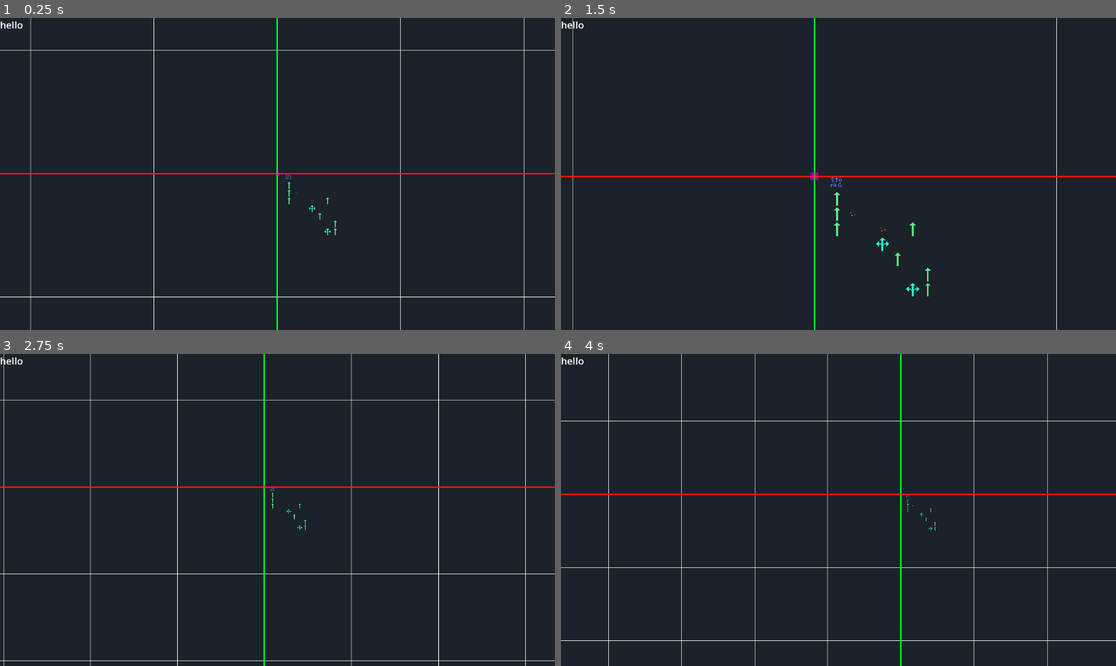
Above: before the commit, frames 1-4 (two rows, left to right).
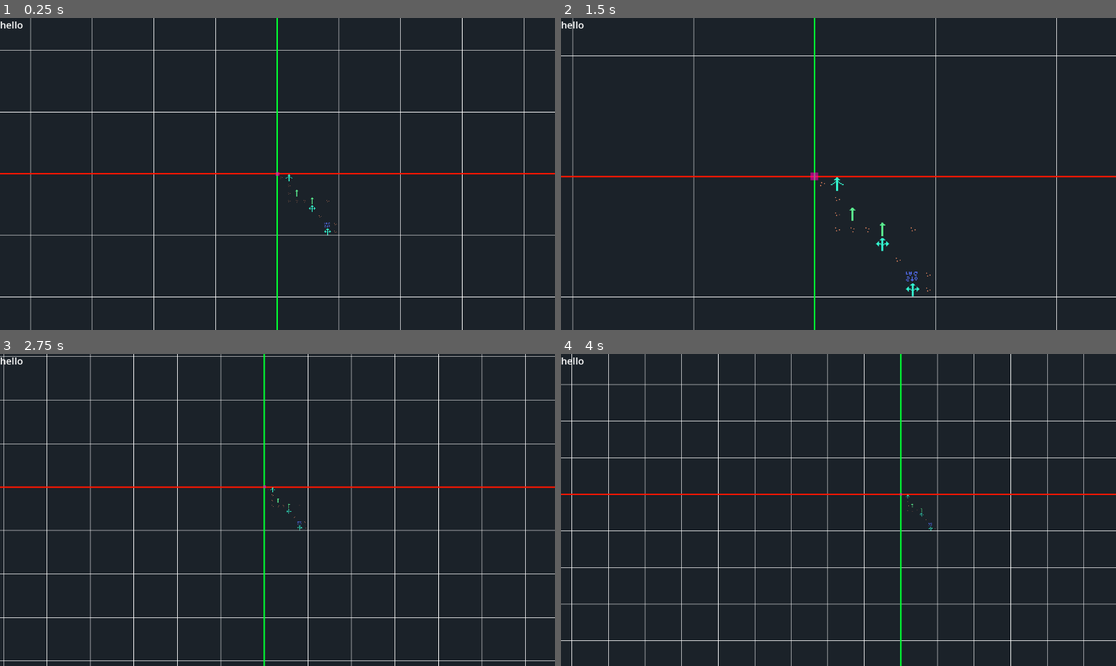
Above: after the commit, the same moments.

Repository: solirides/mechcraft2
Game: Godot game, scene res://scenes/game.tscn
Same seed, same stepped clock (60 frames per second), same inputs: the game is played once before the commit and once after it.
Inputs (mouse positions are in pixels of both pictures, inside the frame that each line leads up to):
- Up to frame 1 (0.25 s): no input
- Up to frame 2 (1.5 s): tap Enter at 0.5 s; move the mouse to (960, 158) at 0.52 s; press the mouse at (960, 158) at 0.53 s; tap Shift (zoom_in) at 0.8, 1.35 s; tap Space at 1.25 s; move the mouse to (727, 189) at 1.27 s; release the mouse at (727, 189) at 1.28 s
- Up to frame 3 (2.75 s): tap Ctrl (zoom_out) at 1.55 s; tap Enter at 2 s; move the mouse to (333, 441) at 2.02 s; hold Ctrl (zoom_out) from 2.03 s (still down); click (333, 441) at 2.3 s
- Up to frame 4 (4 s): tap Space at 2.75 s; move the mouse to (810, 572) at 2.77 s; release Ctrl (zoom_out) at 2.78 s; click (810, 572) at 2.85 s; tap Shift (zoom_in) at 3.05 s; tap Enter at 3.5 s; move the mouse to (1005, 556) at 3.52 s; hold Right mouse button (right_click) from 3.53 s (still down); tap Ctrl (zoom_out) at 3.8 s

The runs differ from the first frame. In frame 1, 1.2% of the frame differs, in the area x 0-100%, y 0-100%; in frame 2, 1.1%; in frame 3, 2.1%; in frame 4, 2.6%.
Error before the commit: Invalid access of index '1' on a base object of type: 'Array'. (res://scripts/tilemap.gd:135)
Error after the commit: Invalid access of index '1' on a base object of type: 'Array'. (res://scripts/tilemap.gd:170)

Commit message:
gameeeee

Diff:
--- a/assets/world.json
+++ b/assets/world.json
@@ -1,6 +1,7 @@
 {
 	"name":"test",
 	"chunk_size":8,
+	"world_size": 16,
 	"chunks":[
 		{
 			"tiles":[
--- a/generated_tileset.tres
+++ b/generated_tileset.tres
@@ -1,6 +1,8 @@
-[gd_resource type="TileSet" load_steps=16 format=3]
+[gd_resource type="TileSet" load_steps=17 format=3]
 
-[sub_resource type="Image" id="Image_xnuof"]
+[sub_resource type="TileSetAtlasSource" id="TileSetAtlasSource_ut1wa"]
+
+[sub_resource type="Image" id="Image_11sue"]
 data = {
 "data": PackedByteArray(0, 0, 0, 0, 0, 0, 0, 0, 0, 0, 0, 0, 0, 0, 0, 0, 0, 0, 0, 0, 0, 0, 0, 0, 0, 0, 0, 0, 0, 0, 0, 0, …(3215 unchanged characters)…
 "format": "RGBA8",
@@ -121,8 +123,9 @@
 0:0/3/transpose = true
 
 [resource]
-sources/0 = SubResource("TileSetAtlasSource_m3dcw")
-sources/1 = SubResource("TileSetAtlasSource_yera8")
-sources/2 = SubResource("TileSetAtlasSource_p4mf5")
-sources/3 = SubResource("TileSetAtlasSource_aigao")
-sources/4 = SubResource("TileSetAtlasSource_fxpsc")
+sources/0 = SubResource("TileSetAtlasSource_ut1wa")
+sources/1 = SubResource("TileSetAtlasSource_kqe5g")
+sources/2 = SubResource("TileSetAtlasSource_3w0sf")
+sources/3 = SubResource("TileSetAtlasSource_fk847")
+sources/4 = SubResource("TileSetAtlasSource_q8tws")
+sources/5 = SubResource("TileSetAtlasSource_13o23")
--- a/scripts/background.gd
+++ b/scripts/background.gd
@@ -2,7 +2,7 @@
 
 
 var pos = Vector2(100,100)
-var size = 256
+var size:int = 256/2
 var zoom = 1
 
 # Called when the node enters the scene tree for the first time.
--- a/scripts/camera.gd
+++ b/scripts/camera.gd
@@ -24,7 +24,7 @@
 		get_tree().quit()
 
 func zoom(direction):
-	print(self.get_zoom())
+#	print(self.get_zoom())
 	# recursion = ridiculous floating point errors
 	var a = direction * zoom_speed
 
--- a/scripts/tilemap.gd
+++ b/scripts/tilemap.gd
@@ -9,6 +9,7 @@
 
 var world_tiles = []
 var world_tiledata = []
+var world_size:int
 var chunk_size:int
 var chunk_area:int
 var conveyor_lines = []
@@ -19,18 +20,22 @@
 var tile_rotation = 0
 
 var tileset = TileSet.new()
+var bounds:Rect2i
 
 # Called when the node enters the scene tree for the first time.
 func _ready():
 #	print(json.json)
 	make_tileset_exist(tileset)
 	ResourceSaver.save(tileset, "res://generated_tileset.tres")
-	self.tileset = tileset
-
+	self.tile_set = tileset
+
+	world_size = json.json["chunk_size"]
+	bounds = Rect2i(0, 0,world_size, world_size)
 	chunk_size = json.json["chunk_size"]
 	chunk_area = pow(chunk_size, 2)
 	world_tiles = load_tiles()
 	world_tiledata = load_tiledata()
+
 
 
 	set_tilemap(world_tiles, world_tiledata)
@@ -72,46 +77,62 @@
 #	var cells = self.get_used_cells(0)
 	var d = [chunk_size, 1, -chunk_size, -1]
 	var lines:Array = []
-
-	for cell in chunk_area:
-#		print(world_tiles[0][cell])
+	var c = 0
+
+	for index in chunk_area:
+#		print(world_tiles[0][index])
 		# one chunk
-		match int(world_tiles[0][cell]):
-			1:
-				print("1")
-
-				var current_cell = cell
-				var loop = true
-				#each tiles is a chunk index tile index
+		match int(world_tiles[c][index]):
+			5:
+				print("5")
+				# line includes miners and storage
 				var line: Array[Vector2i] = []
+				var gc = local2global(index2local(index, c))
+#				print(Vector3i(index % chunk_size, floor(index / chunk_size), c))
+#				print(gc)
 				for b in range(4):
-#					var neighbor = self.get_cell_source_id(0, cell + sides[b])
-					var facing = cell + d[b]
-					if facing >= 0 and facing <= chunk_area:
-						# tile id
-						var neighbor = world_tiles[0][cell]
-						if neighbor == 1:
-								print(Vector2i(0, cell))
-								print(Vector2(fmod(facing, chunk_size), \
-									floor(facing / chunk_size)))
-								line.append(Vector2i(0, cell))
-								var a = Polygon2D.new()
-								a.polygon = [Vector2(1,1), Vector2(-1,1), Vector2(-1,-1), Vector2(1,-1)]
-								a.color = Color(1, 0, 1, 0.7)
-								a.position = Vector2(16 * fmod(facing, chunk_size) + 8, \
-									16 * floor(facing / chunk_size) + 8)
-								self.add_child(a)
+#					var neighbor = self.get_cell_source_id(0, index + sides[b])
+					var facing:Vector2i = gc + sides[b]
+					# temp solution
+					if not Rect2i(0,0,chunk_size,chunk_size).has_point(facing):
+						print("a")
+						continue
+
+					var facing_lc = global2local(facing)
+					var facing_id = world_tiles[facing_lc.z][local2index(Vector2i(facing_lc.x, facing_lc.y))]
+					var facing_dir = world_tiledata[facing_lc.z]["rotation"][local2index(Vector2i(facing_lc.x, facing_lc.y))]
+					print(facing)
+					print(facing_lc)
+					print(facing_id)
+					print(facing_dir)
+					debug_marker(gc, Color(0, 1, 1, 0.7))
+					if facing_id == 1 and facing_dir == (b + 2) % 4:
+						print(Vector2i(0, index))
+						line.append(local2global(index2local(index, c)))
+						detect_connections
+						debug_marker(gc, Color(1, 0, 1, 0.7))
+						detect_connections(facing, facing_dir)
+
 	return lines
 
-
-
-func detect_connections(current_cell:Vector2i):
-	var neighbors: Array[int] = []
+func neighbor(gc:Vector2i, dir:int):
+	var tile = gc + sides[dir]
+	if bounds.has_point(tile):
+		return tile
+	return null
+
+func detect_connections(gc:Vector2i, start_dir:int):
+	var c = global2local(gc).z
 	for b in range(4):
-		var neighbor = self.get_cell_source_id(0, current_cell + sides[b])
-		neighbors.append(neighbor)
-		if neighbor == 1:
-				print("found")
+		var facing:Vector2i = gc + sides[b + start_dir]
+		if not Rect2i(0,0,chunk_size,chunk_size).has_point(facing):
+			print("a")
+			continue
+		var neighbor = world_tiles[c][local2index(facing)]
+		if neighbor == 1 and world_tiledata[0]["rotation"][local2index(facing)] == int(b + start_dir + 2) % 4:
+			debug_marker(gc, Color(1, 0, 1, 0.7))
+			return 1
+	return 0
 
 func update_items(roots:Array, lines:Array):
 	for cell in chunk_area:
@@ -119,26 +140,47 @@
 			1:
 				pass
 
-func neighbor_index(chunk:int, index:int, direction:int):
-	var location:Vector3
-	var x:int = index % chunk_size
-	var y:int = floor(index / chunk_size)
-
-	return location
+#func neighbor_index(chunk:int, index:int, direction:int):
+#	var location:Vector3
+#	var x:int = index % chunk_size
+#	var y:int = floor(index / chunk_size)
+#
+#	return location
+
+func local2index(local_coords:Vector2i):
+	return local_coords.x + local_coords.y * chunk_size
+
+func index2local(index, chunk):
+	return Vector3i(index % chunk_size, floor(index / chunk_size), chunk)
+
+func local2global(local_coords:Vector3i):
+	var c = Vector2i(local_coords.z % world_size, floor(local_coords.z / world_size))
+	return Vector2i(local_coords.x + c.x * chunk_size, local_coords.y + c.y * chunk_size)
+
+func global2local(global_coords:Vector2i):
+	return Vector3i(global_coords.x % chunk_size, \
+		global_coords.y % chunk_size, \
+		floor(global_coords.x / chunk_size) + world_size*floor(global_coords.y/chunk_size))
 
 func set_tile(global_coords:Vector2i, tile:int, rotation:int):
 #	no storage data yet
-	var local_coords = Vector3i(global_coords.x % chunk_size, \
-		floor(global_coords.y/chunk_size) % chunk_size, \
-		global_coords.x/chunk_size + chunk_size*floor(global_coords.y/chunk_size))
-
-	world_tiledata[local_coords.z]["storage"][local_coords.x + local_coords.y * chunk_size] = []
+	var local_coords = global2local(global_coords)
+
+#	world_tiledata[local_coords.z]["storage"][local_coords.x + local_coords.y * chunk_size] = null
 	world_tiles[local_coords.z][local_coords.x + local_coords.y * chunk_size] = selected_tile
 	world_tiledata[local_coords.z]["rotation"][local_coords.x + local_coords.y * chunk_size] = tile_rotation
 	self.set_cell(0, \
 		global_coords, tile, \
-		Vector2i.ZERO, rotation
+		Vector2i.ZERO, tile_rotation
 		)
+
+func debug_marker(global_coords:Vector2i, color:Color):
+	var a = Polygon2D.new()
+	a.polygon = [Vector2(1,1), Vector2(-1,1), Vector2(-1,-1), Vector2(1,-1)]
+	a.color = color
+	a.position = Vector2(16 * global_coords.x + 8, \
+		16 * global_coords.y + 8)
+	self.add_child(a)
 
 func set_tilemap(world_tiles, world_tiledata):
 	for c in len(world_tiles):
@@ -177,6 +219,10 @@
 	var id = 0
 	var path = "res://assets/tiles/"
 	var dir = DirAccess.open(path)
+
+	var blank = TileSetAtlasSource.new()
+	ts.add_source(blank)
+
 	if dir:
 		dir.list_dir_begin()
 		var file_name = dir.get_next()
Not shown: 9 places in generated_tileset.tres that only renumber resources
